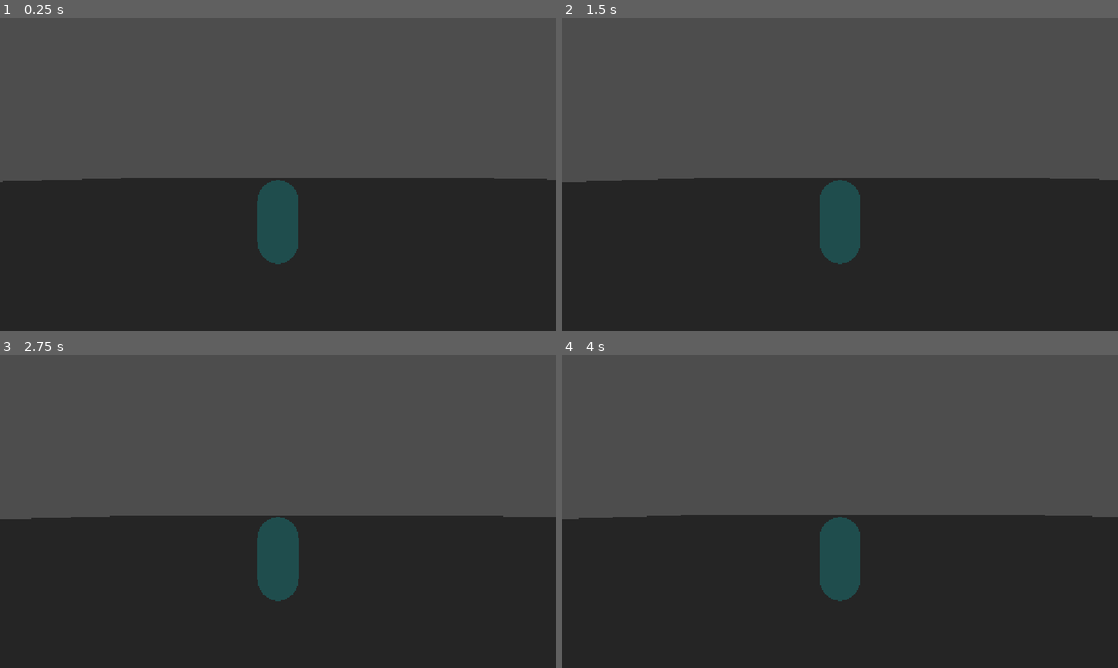
Above: before the commit, frames 1-4 (two rows, left to right).
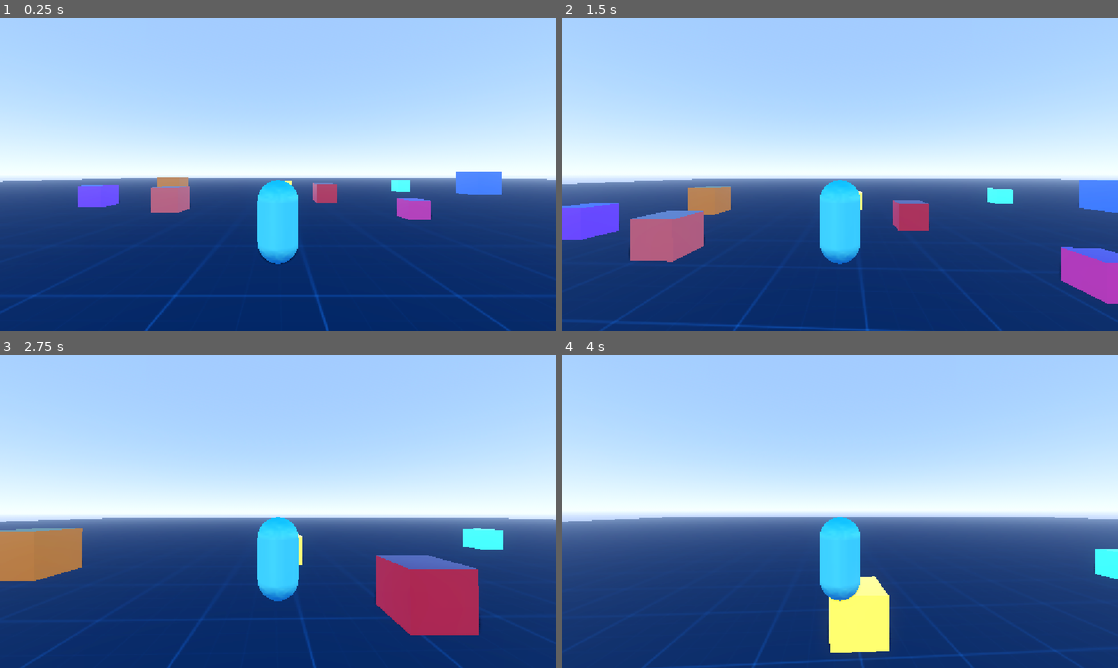
Above: after the commit, the same moments.

Repository: lliamsymonds04/doc-oc
Game: Godot game, scene res://main.tscn
Two runs of this game, one before a commit and one after it. Both use one fixed random seed, a clock stepped at 60 frames per second and the inputs below.
Inputs (mouse positions are in pixels of both pictures, inside the frame that each line leads up to):
- Up to frame 1 (0.25 s): no input
- Up to frame 2 (1.5 s): tap Enter at 0.5 s; move the mouse to (867, 174) at 0.52 s; hold W (forward) from 0.53 s (still down); tap Space (jump) at 0.6, 0.77, 1.07, 1.35 s; move the mouse to (812, 174) at 1.27 s
- Up to frame 3 (2.75 s): keep holding W (forward); tap Space (jump) at 1.52, 1.82, 2.1 s; move the mouse to (289, 505) at 2.02 s
- Up to frame 4 (4 s): keep holding W (forward); move the mouse to (834, 517) at 2.77 s; tap Space (jump) at 2.85, 3.02, 3.32, 3.6, 3.77 s; move the mouse to (878, 514) at 3.52 s

The runs differ from the first frame. In frame 1, 100% of the frame differs, in the area x 0-100%, y 0-100%; in frame 2, 100%; in frame 3, 100%; in frame 4, 100%.

Commit message:
feat: prototype scene visuals

Diff:
--- a/main.tscn
+++ b/main.tscn
@@ -1,18 +1,151 @@
 [gd_scene format=3 uid="uid://b1tcbmu64uv0j"]
 
+[ext_resource type="Texture2D" uid="uid://b3un13prji6wu" path="res://assets/textures/dark_grid.png" id="1_h2yge"]
 [ext_resource type="PackedScene" uid="uid://cidasq88868wo" path="res://systems/player/player.tscn" id="1_ig7tw"]
+[ext_resource type="Script" uid="uid://bx1hb1phl5tnq" path="res://systems/player/player_controller.gd" id="3_h2yge"]
+
+[sub_resource type="StandardMaterial3D" id="FloorMat"]
+albedo_texture = ExtResource("1_h2yge")
+roughness = 0.85
+uv1_scale = Vector3(40, 40, 40)
+
+[sub_resource type="StandardMaterial3D" id="BoxMat_coral"]
+albedo_color = Color(1, 0.45, 0.4, 1)
+roughness = 0.45
+
+[sub_resource type="StandardMaterial3D" id="BoxMat_red"]
+albedo_color = Color(0.92, 0.22, 0.25, 1)
+roughness = 0.45
+
+[sub_resource type="StandardMaterial3D" id="BoxMat_orange"]
+albedo_color = Color(1, 0.55, 0.12, 1)
+roughness = 0.45
+
+[sub_resource type="StandardMaterial3D" id="BoxMat_yellow"]
+albedo_color = Color(1, 0.82, 0.2, 1)
+roughness = 0.4
+emission_enabled = true
+emission = Color(1, 0.75, 0.25, 1)
+emission_energy_multiplier = 1.2
+
+[sub_resource type="StandardMaterial3D" id="BoxMat_pink"]
+albedo_color = Color(1, 0.32, 0.62, 1)
+roughness = 0.45
+
+[sub_resource type="StandardMaterial3D" id="BoxMat_purple"]
+albedo_color = Color(0.62, 0.33, 1, 1)
+roughness = 0.45
+
+[sub_resource type="StandardMaterial3D" id="BoxMat_teal"]
+albedo_color = Color(0.2, 0.85, 0.8, 1)
+roughness = 0.4
+emission_enabled = true
+emission = Color(0.2, 0.9, 0.8, 1)
+
+[sub_resource type="StandardMaterial3D" id="BoxMat_blue"]
+albedo_color = Color(0.3, 0.52, 1, 1)
+roughness = 0.45
+
+[sub_resource type="ProceduralSkyMaterial" id="ProceduralSkyMaterial_1"]
+sky_top_color = Color(0.16, 0.38, 0.92, 1)
+sky_horizon_color = Color(0.85, 0.9, 1, 1)
+ground_bottom_color = Color(0.15, 0.2, 0.38, 1)
+ground_horizon_color = Color(0.85, 0.9, 1, 1)
+sun_angle_max = 10.0
+sun_curve = 0.08
+energy_multiplier = 1.1
+
+[sub_resource type="Sky" id="Sky_1"]
+sky_material = SubResource("ProceduralSkyMaterial_1")
+radiance_size = 4
 
 [sub_resource type="Environment" id="Environment_m2c1y"]
+background_mode = 2
+sky = SubResource("Sky_1")
+ambient_light_source = 3
+ambient_light_energy = 1.15
+reflected_light_source = 2
+tonemap_mode = 2
+ssao_enabled = true
+glow_enabled = true
+glow_intensity = 0.65
+glow_bloom = 0.1
+glow_hdr_threshold = 0.9
+fog_enabled = true
+fog_light_color = Color(0.72, 0.82, 1, 1)
+fog_density = 0.002
+fog_sky_affect = 0.4
+adjustment_enabled = true
+adjustment_brightness = 1.02
+adjustment_contrast = 1.06
+adjustment_saturation = 1.16
 
 [node name="Main" type="Node3D" unique_id=1606965912]
+
+[node name="Sun" type="DirectionalLight3D" parent="." unique_id=145132705]
+transform = Transform3D(0.819152, 0, 0.5735764, 0.4055798, 0.7071068, -0.579228, -0.4055798, 0.7071068, 0.579228, 0, 12, 0)
+light_color = Color(1, 0.83137256, 0.38431373, 1)
+shadow_enabled = true
+directional_shadow_max_distance = 80.0
 
 [node name="Floor" type="CSGBox3D" parent="." unique_id=94500922]
 transform = Transform3D(1, 0, 0, 0, 1, 0, 0, 0, 1, 0, -0.006958008, 0)
 use_collision = true
 size = Vector3(200, 0.178, 200)
+material = SubResource("FloorMat")
+
+[node name="BoxCoral" type="CSGBox3D" parent="." unique_id=145132706]
+transform = Transform3D(1, 0, 0, 0, 1, 0, 0, 0, 1, -22, 0.75, 14)
+use_collision = true
+size = Vector3(1.5, 1.5, 1.5)
+material = SubResource("BoxMat_coral")
+
+[node name="BoxRed" type="CSGBox3D" parent="." unique_id=145132707]
+transform = Transform3D(1, 0, 0, 0, 1, 0, 0, 0, 1, -12, 0.75, 10)
+use_collision = true
+size = Vector3(1.5, 1.5, 1.5)
+material = SubResource("BoxMat_red")
+
+[node name="BoxOrange" type="CSGBox3D" parent="." unique_id=145132708]
+transform = Transform3D(1, 0, 0, 0, 1, 0, 0, 0, 1, -26, 1, 6)
+use_collision = true
+size = Vector3(2, 2, 2)
+material = SubResource("BoxMat_orange")
+
+[node name="BoxYellow" type="CSGBox3D" parent="." unique_id=145132709]
+transform = Transform3D(1, 0, 0, 0, 1, 0, 0, 0, 1, -15, 0.75, 4)
+use_collision = true
+size = Vector3(1.5, 1.5, 1.5)
+material = SubResource("BoxMat_yellow")
+
+[node name="BoxPink" type="CSGBox3D" parent="." unique_id=145132710]
+transform = Transform3D(1, 0, 0, 0, 1, 0, 0, 0, 1, -9, 0.5, 16)
+use_collision = true
+material = SubResource("BoxMat_pink")
+
+[node name="BoxPurple" type="CSGBox3D" parent="." unique_id=145132711]
+transform = Transform3D(1, 0, 0, 0, 1, 0, 0, 0, 1, -28, 0.75, 12)
+use_collision = true
+size = Vector3(1.5, 1.5, 1.5)
+material = SubResource("BoxMat_purple")
+
+[node name="BoxTeal" type="CSGBox3D" parent="." unique_id=145132712]
+transform = Transform3D(1, 0, 0, 0, 1, 0, 0, 0, 1, 0, 0.75, 0)
+use_collision = true
+size = Vector3(1.5, 1.5, 1.5)
+material = SubResource("BoxMat_teal")
+
+[node name="BoxBlue" type="CSGBox3D" parent="." unique_id=145132713]
+transform = Transform3D(1, 0, 0, 0, 1, 0, 0, 0, 1, 6, 1.25, 4)
+use_collision = true
+size = Vector3(2.5, 2.5, 2.5)
+material = SubResource("BoxMat_blue")
 
 [node name="CharacterBody3D" parent="." unique_id=1831706131 instance=ExtResource("1_ig7tw")]
 transform = Transform3D(1, 0, 0, 0, 1, 0, 0, 0, 1, -15.682001, 0.08204651, 21.104301)
+script = ExtResource("3_h2yge")
+speed = 5.0
+jump_velocity = 7.0
 
 [node name="WorldEnvironment" type="WorldEnvironment" parent="." unique_id=415060811]
 environment = SubResource("Environment_m2c1y")
--- a/systems/player/player.tscn
+++ b/systems/player/player.tscn
@@ -57,5 +57,6 @@
 transform = Transform3D(1, 0, 0, 0, 1, 0, 0, 0, 1, 0, 2.1461957, 0)
 spring_length = 5.0
 script = ExtResource("1_2anqx")
+sensitivity = 0.04
 
 [node name="Camera3D" type="Camera3D" parent="SpringArm3D" unique_id=1441241849]
Binary file added: assets/textures/dark_grid.png
Not shown, added: assets/textures/dark_grid.png.import
